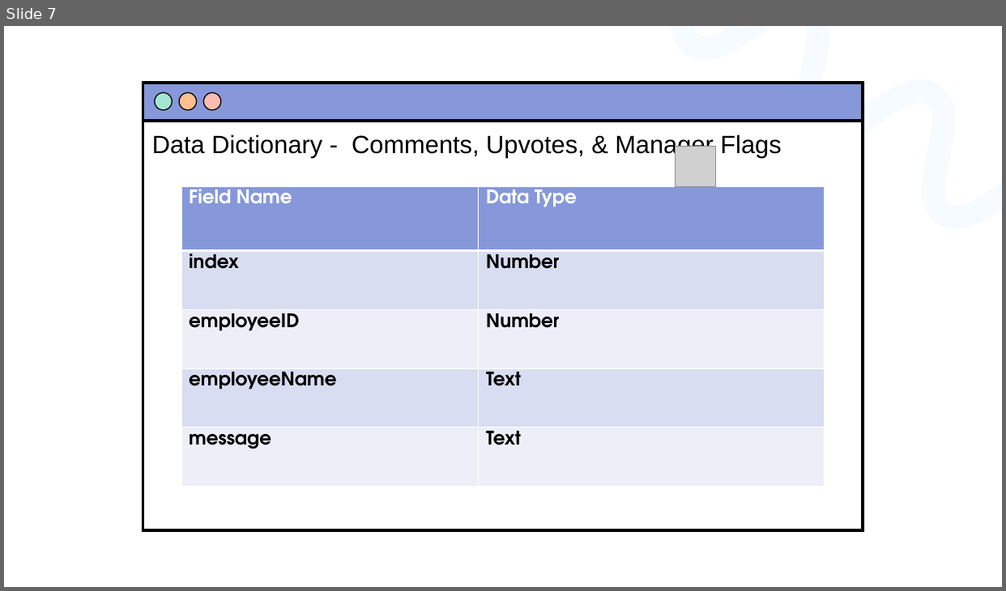
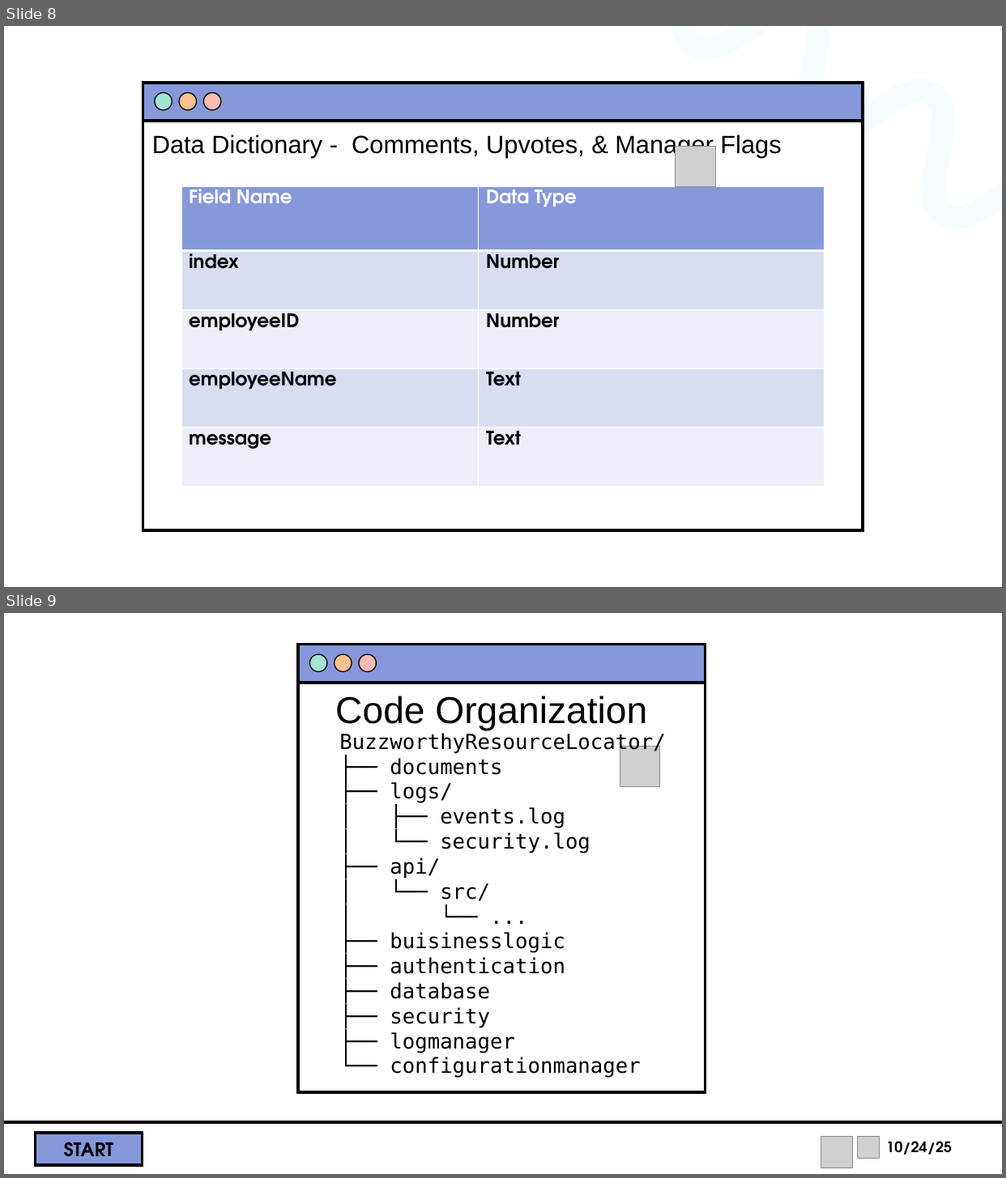
Before and after one commit to tbjurlin/BuzzworthyResourceLocator, a slide deck: documents/DesignPresentation.pptx. Shown one above the other, each under a label of ours: slide 7 before the commit, slides 8 and 9 after it. The pictures are 1006x591 and 1006x1178 pixels, drawn with LibreOffice and Linux fonts; fonts in the diff are those of the drawing; grey boxes stand for pictures; background and template pictures are left out. Boxes give left, top, right and bottom in pixels: in the first picture for what was removed or moved away, otherwise in the second. Text is boxed around its words. In the diff, an @@ line names an element or a change of style, - is before the commit and + after.

```diff
--- a/documents/DesignPresentation.pptx
+++ b/documents/DesignPresentation.pptx
@@ slide 9 added at <box>4,613,1002,1174</box>, background picture (left out) @@
@@ group added at <box>298,645,705,1093</box>: 3 ellipses, 2 rectangles @@
@@ title added at <box>335,696,647,730</box>, 36 pt, text #000000 @@
+Code Organization
@@ text added at <box>339,733,665,1078</box>, 20 pt, text #000000 @@
+BuzzworthyResourceLocator/
+├── documents
+├── logs/
+│ ├── events.log
+│ └── security.log
+├── api/
+│ └── src/
+│ └── ...
+├── buisinesslogic
+├── authentication
+├── database
+├── security
+├── logmanager
+└── configurationmanager
@@ picture added at <box>620,747,661,786</box> @@
@@ rectangle added at <box>4,1122,1002,1174</box>, fill #FFFFFF at 50% opacity @@
@@ line added from (4, 1122) to (1002, 1122), #000000 3 pt @@
@@ rectangle added at <box>36,1133,143,1165</box>, fill #8698DA, outline #000000 3 pt, 18 pt, text #000000, bold @@
+START
@@ picture added at <box>820,1137,852,1169</box> @@
@@ picture added at <box>858,1137,879,1159</box> @@
@@ text added at <box>886,1141,952,1155</box>, 14 pt, text #000000, bold @@
+10/24/25
@@ what was slide 7 is now slide 8 @@
```
Also in this commit, not shown: 2 slides changed, 1 other slide added, 1 other file.
